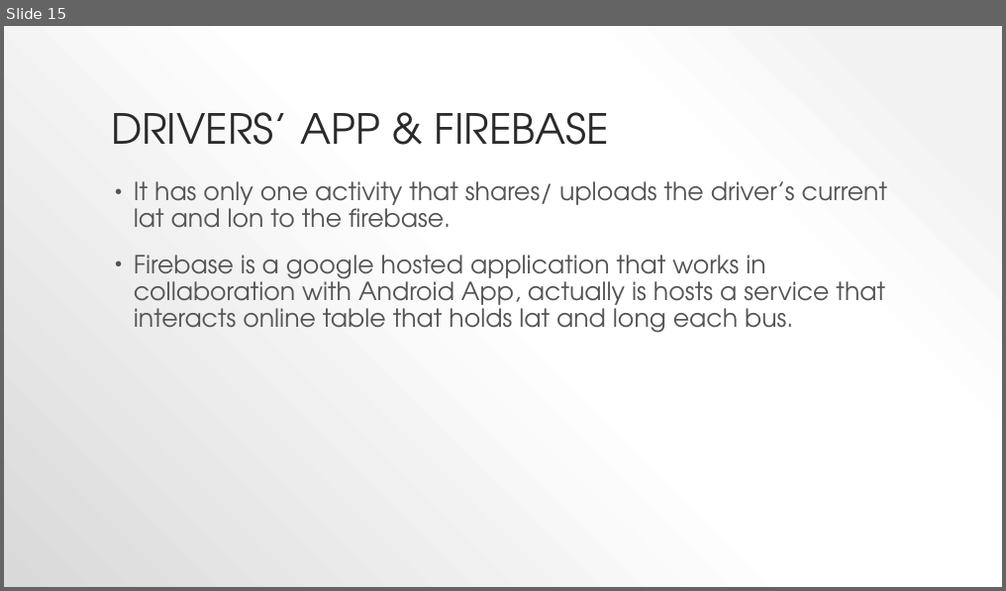
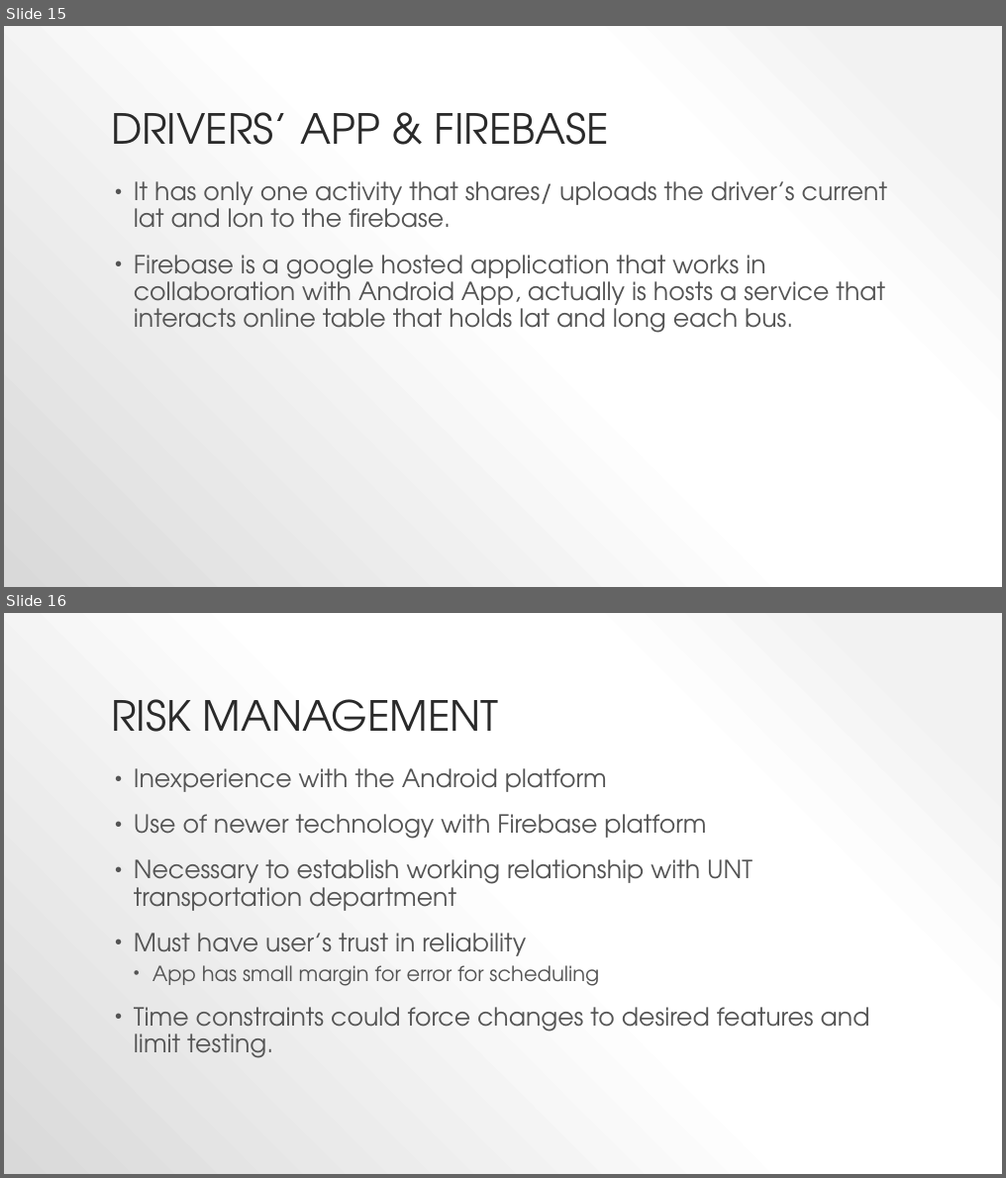
Before and after one commit to anuragchitnis/bus-tracking-system, a slide deck: docs/Presentations/project proposal.pptx. Shown one above the other, each under a label of ours: slide 15 before the commit, slides 15 and 16 after it. The pictures are 1006x591 and 1006x1178 pixels, drawn with LibreOffice and Linux fonts; fonts in the diff are those of the drawing. Boxes give left, top, right and bottom in pixels: in the first picture for what was removed or moved away, otherwise in the second. Text is boxed around its words. In the diff, an @@ line names an element or a change of style, - is before the commit and + after.

Commit message:
Addedrisk management slides

```diff
--- a/docs/Presentations/project proposal.pptx
+++ b/docs/Presentations/project proposal.pptx
@@ slide 16 added at (4, 613, 1002, 1174), background gradient #F2F2F2 to #FFFFFF to #D9D9D9 @@
@@ title added at (111, 699, 498, 732), 40 pt, text #2A2A2A @@
+RISK MANAGEMENT
@@ text added at (134, 768, 870, 1059), 24 pt, text #545454 @@
+• Inexperience with the Android platform
+• Use of newer technology with Firebase platform
+• Necessary to establish working relationship with UNT transportation department
+• Must have user’s trust in reliability
+  • App has small margin for error for scheduling
+• Time constraints could force changes to desired features and limit testing.
```
Also in this commit, not shown: 1 other slide added.
